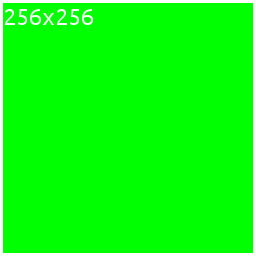
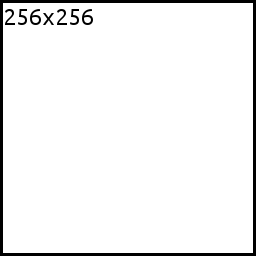
The second 256x256 image is a revision of the first. Changes to its layers:
painted on "256x256" over [5, 9, 93, 25]
painted on "Background" over [0, 0, 256, 256]
